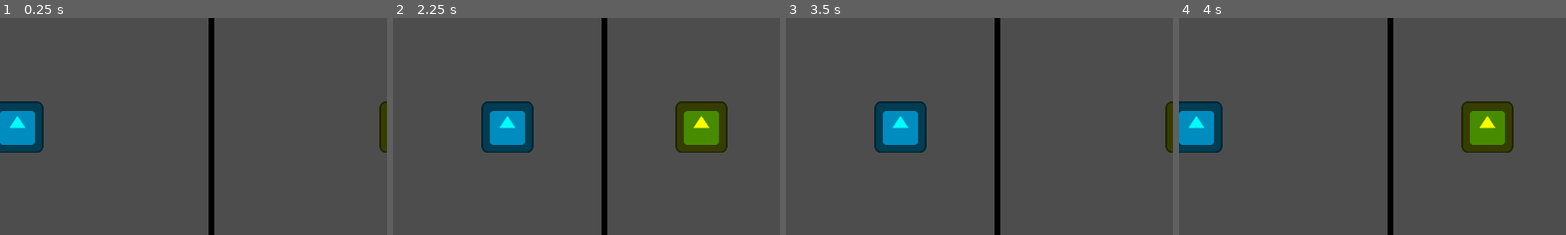
Above: before the commit, frames 1-4 (left to right).
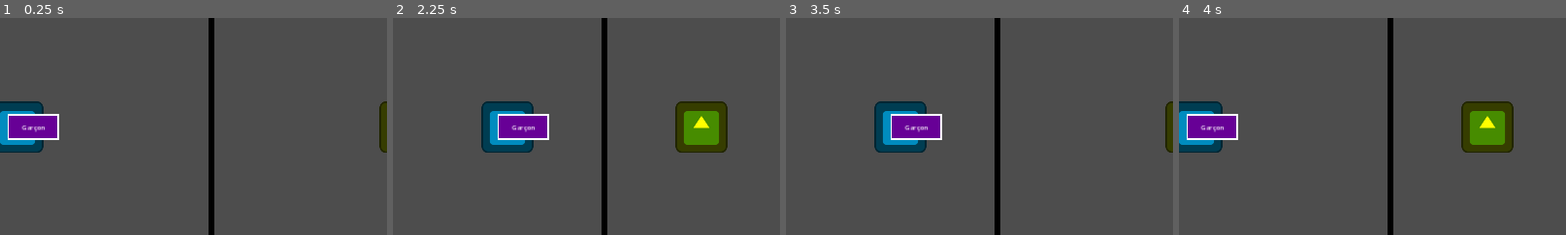
Above: after the commit, the same moments.

Repository: NymmkTheMink/Duo-Ling
Game: Godot game, scene res://game_modes/sort/sort.tscn
Same seed, same stepped clock (60 frames per second), same inputs: the game is played once before the commit and once after it. The project has no main scene, so this scene is started directly. The engine's default icon, where the game draws it, is replaced by a stand-in: a white triangle on a blue panel in a dark square.
Inputs:
- Up to frame 1 (0.25 s): no input
- Up to frame 2 (2.25 s): tap Enter at 0.5, 2 s; hold D (right_P1) 0.53-1.28 s; tap Left (left_P2) at 0.6, 2.1 s; tap Space at 1.25 s; hold A (left_P1) 1.28-2.03 s; tap Right (right_P2) at 1.35 s; hold D (right_P1) from 2.03 s (still down)
- Up to frame 3 (3.5 s): keep holding D (right_P1); tap Space at 2.75 s; tap Right (right_P2) at 2.85 s
- Up to frame 4 (4 s): tap Enter at 3.5 s; release D (right_P1) at 3.53 s; hold A (left_P1) from 3.53 s (still down); tap Left (left_P2) at 3.6 s
The pictures show only the part of the screen within x 23-73%, y 16-66%; the shares and areas given below are measured in that part.

The runs differ from the first frame. In frame 1, 1.6% of the frame differs, in the area x 2-16%, y 44-57%; in frame 2, 1.6%; in frame 3, 1.6%; in frame 4, 1.6%.
Error after the commit: Parse Error: Invalid character "“" (U+201C). (res://game_modes/sort/words/spanish_word.gd:4)

Commit message:
spawns word box

Diff:
--- a/game_modes/sort/duolingo.gd
+++ b/game_modes/sort/duolingo.gd
@@ -1,11 +1,17 @@
 extends CharacterBody2D
-
 
 var current_pos: int
 var pos_1: float = 240.0
 var pos_2: float = 480.0
 var pos_3: float = 720.0
 
+@onready var spanish_word = preload("res://game_modes/sort/words/spanish_word.tscn")
+@onready var french_word = preload("res://game_modes/sort/words/french_word.tscn")
+@onready var german_word = preload("res://game_modes/sort/words/german_word.tscn")
+
+var words: Array = [preload("res://game_modes/sort/words/spanish_word.tscn"),
+	preload("res://game_modes/sort/words/french_word.tscn"),
+	preload("res://game_modes/sort/words/german_word.tscn"), ]
 
 func _ready() -> void:
 	# Sets the players starting position to the middle.
@@ -28,3 +34,12 @@
 	elif Input.is_action_just_pressed("right_P1"):
 		if current_pos != 3:
 			current_pos += 1
+
+	# spawns new word
+	if $Words.get_child_count() == 0:
+		randomize()
+		var random_word = words[randi() % words.size()]
+		var get_word = random_word.instantiate()
+		randomize()
+		get_word.position = Vector2(randi() % 360, randi() % 1)
+		$Words.add_child(get_word)
--- a/game_modes/sort/duolingo.tscn
+++ b/game_modes/sort/duolingo.tscn
@@ -16,3 +16,5 @@
 
 [node name="CollisionShape2D" type="CollisionShape2D" parent="."]
 shape = SubResource("RectangleShape2D_wtbt2")
+
+[node name="Words" type="Node2D" parent="."]
--- a/game_modes/sort/ling_ling.tscn
+++ b/game_modes/sort/ling_ling.tscn
@@ -17,3 +17,5 @@
 
 [node name="CollisionShape2D" type="CollisionShape2D" parent="."]
 shape = SubResource("RectangleShape2D_jd5y8")
+
+[node name="words" type="Node2D" parent="."]
--- a/game_modes/sort/words/FrenchWord.gd
+++ b/game_modes/sort/words/FrenchWord.gd
@@ -1,7 +1,7 @@
 extends RigidBody2D
 
 
-var words: Array = []
+var words: Array = ["Bonjour", "Au revoir", "Désolée", "Où", "Grand", "Petite", "Vingt Cinq", "Quatorze", "Quarante", "Douze", "Fille", "Garçon", "Homme", "Femme", "Mark la carotte", "Allez les Bleus",]
 
 
 func _ready() -> void:
--- a/game_modes/sort/words/german_word.gd
+++ b/game_modes/sort/words/german_word.gd
@@ -1,7 +1,7 @@
 extends RigidBody2D
 
 
-var words: Array = []
+var words: Array = [“Hallo”, “Verabschiedung”, “Entschuldigung”, “Wo, Groß”, “Klein”, “Fünfundzwanzig”, “Vierzehn”, “Vierzig”, “Zwölf”, “Mädchen”, “Junge”, “Mann”, “Frau”, “Mark Sie die Karotte”, “Deutschland, Deutschland”]
 
 
 func _ready() -> void:
--- a/game_modes/sort/words/spanish_word.gd
+++ b/game_modes/sort/words/spanish_word.gd
@@ -1,7 +1,7 @@
 extends RigidBody2D
 
 
-var words: Array = []
+var words: Array = [“Hola”, “Adios”, “Lo siento”, “Dónde”, “Grande”, “Pequeña”, “Veinticinco”, “Catorce”, “Cuarenta”, “Doce”, “Chica”, “Chico”, “Hombre”, “Mujer”, “Mark la zanahoria”, “Que viva España”]
 
 
 func _ready() -> void:
